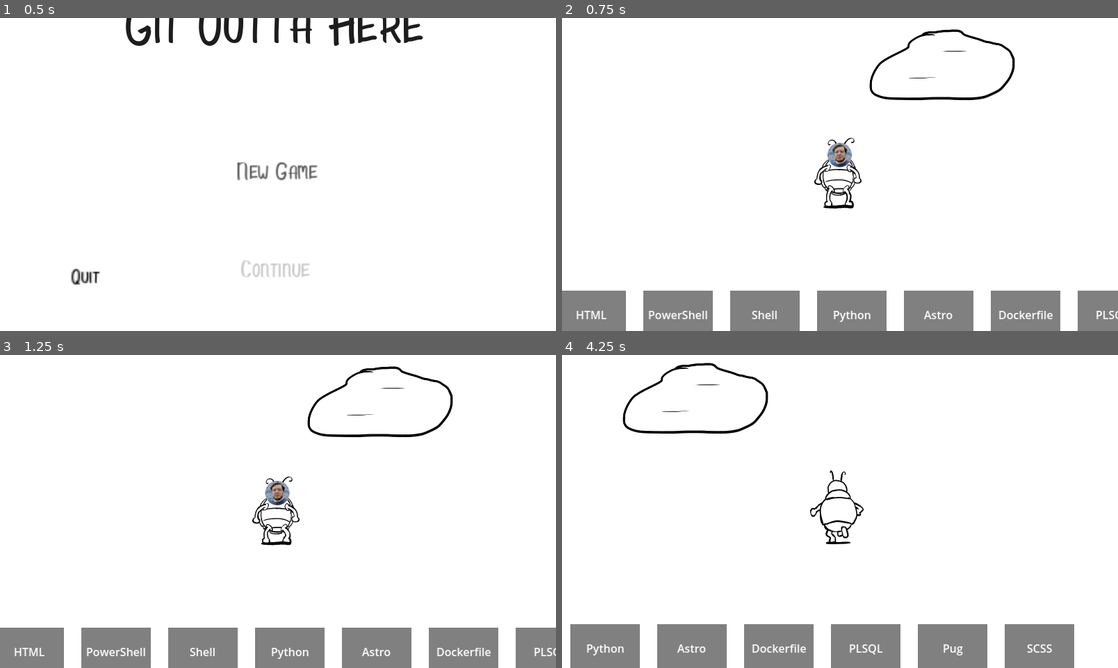
Above: before the commit, frames 1-4 (two rows, left to right).
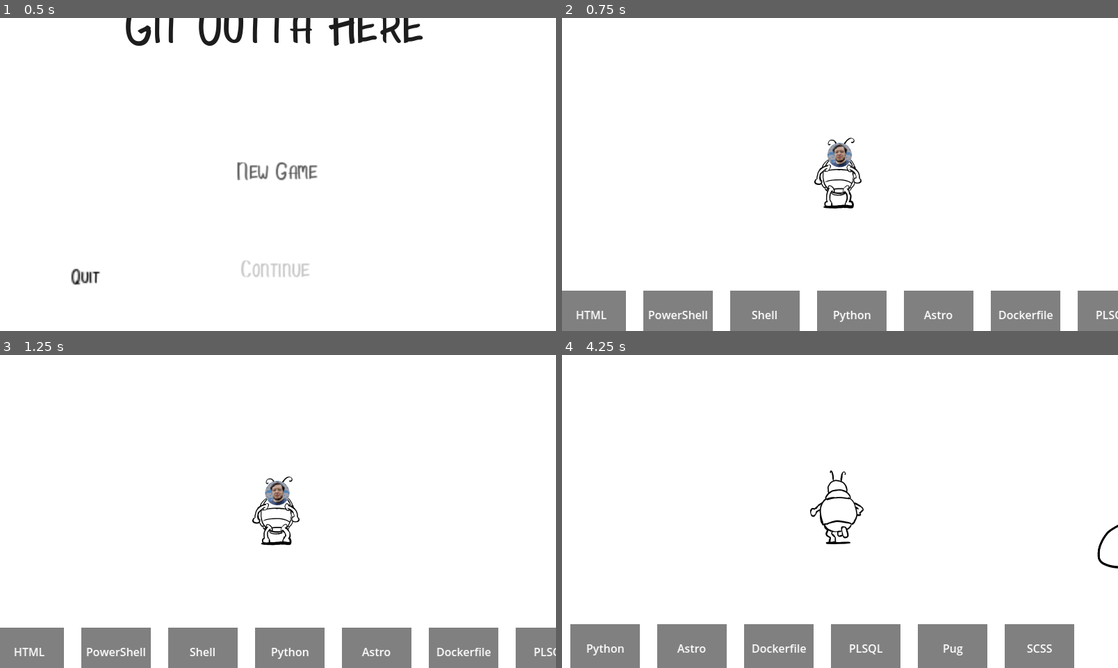
Above: after the commit, the same moments.

Repository: parsehex/git-outta-here
Game: Godot game, scene res://scenes/levels/Intro.tscn
Same seed, same stepped clock (60 frames per second), same inputs: the game is played once before the commit and once after it.
Inputs:
- Up to frame 1 (0.5 s): no input
- Up to frame 2 (0.75 s): click "New Game" at 0.5 s
- Up to frame 3 (1.25 s): no input
- Up to frame 4 (4.25 s): tap Enter at 1.25 s; hold Right (move_right) 1.28-2.03 s; tap Ctrl (attack) at 1.35 s; hold Down (move_down) 2.03-2.78 s; tap E (interact) at 2.1 s; hold Right (move_right) 2.78-3.53 s; tap Space (roll) at 2.85 s; hold Up (move_up) from 3.53 s (still down); tap Shift (run) at 3.6 s

Frame 1 is identical in both runs. In frame 2, 0.6% of the frame differs, in the area x 55-82%, y 3-27%; in frame 3, 0.6%; in frame 4, 0.7%, in the area x 10-100%, y 2-69%.

Commit message:
save player position, repo style

Diff:
--- a/scenes/characters/Player.gd
+++ b/scenes/characters/Player.gd
@@ -31,11 +31,14 @@
 
 # Move the player to the corresponding spawnpoint, if any and connect to the dialog system
 func _ready():
-	var spawnpoints = get_tree().get_nodes_in_group("spawnpoints")
-	for spawnpoint in spawnpoints:
-		if spawnpoint.name == Globals.spawnpoint:
-			global_position = spawnpoint.global_position
-			break
+	if Globals.player_position != Vector2():
+		global_position = Globals.player_position
+	else:
+		var spawnpoints = get_tree().get_nodes_in_group("spawnpoints")
+		for spawnpoint in spawnpoints:
+			if spawnpoint.name == Globals.spawnpoint:
+				global_position = spawnpoint.global_position
+				break
 	if not (
 			Dialogs.dialog_started.connect(_on_dialog_started) == OK and
 			Dialogs.dialog_ended.connect(_on_dialog_ended) == OK):
@@ -51,6 +54,9 @@
 
 
 func _physics_process(_delta):
+	# Update player position in Globals for saving
+	Globals.player_position = global_position
+
 	## PROCESS STATES
 	match state:
 		STATE_BLOCKED:
--- a/scenes/levels/Outside.gd
+++ b/scenes/levels/Outside.gd
@@ -42,7 +42,7 @@
 
 func generate_repositories():
 	var start_x = -500
-	var spacing = 250
+	var spacing = 350
 
 	for i in range(min(repos_data.size(), 10)): # Limit for testing
 		var repo = repos_data[i]
@@ -51,7 +51,6 @@
 		repo_node.repo_name = repo.get("name", "Unknown")
 		repo_node.repo_data = repo
 		repo_node.position = Vector2(start_x + i * spacing, 500)
-		print('drew ' + repo_node.repo_name)
 
 		repositories_container.add_child(repo_node)
 
--- a/scenes/levels/Outside.tscn
+++ b/scenes/levels/Outside.tscn
@@ -21,7 +21,7 @@
 
 [node name="puddle_small" type="Sprite2D" parent="."]
 z_index = -2
-position = Vector2(1508, 744)
+position = Vector2(2874, 1133)
 scale = Vector2(0.995735, 0.995735)
 texture = ExtResource("11")
 
--- a/scenes/misc/Repository.tscn
+++ b/scenes/misc/Repository.tscn
@@ -3,13 +3,14 @@
 [ext_resource type="Script" uid="uid://csafsuv32g3aq" path="res://scenes/misc/Repository.gd" id="1"]
 
 [sub_resource type="RectangleShape2D" id="1"]
-size = Vector2(100, 100)
+size = Vector2(164.5, 100)
 
 [node name="Repository" type="Area2D"]
 scale = Vector2(2, 2)
 script = ExtResource("1")
 
 [node name="CollisionShape2D" type="CollisionShape2D" parent="."]
+position = Vector2(0.25, 0)
 shape = SubResource("1")
 
 [node name="ProgressBar" type="ProgressBar" parent="."]
@@ -21,9 +22,9 @@
 show_percentage = false
 
 [node name="RangeIndicator" type="ColorRect" parent="."]
-offset_left = -60.0
+offset_left = -90.0
 offset_top = -60.0
-offset_right = 60.0
+offset_right = 90.0
 offset_bottom = 60.0
 color = Color(0.8, 0.2, 0.2, 0.3)
 
@@ -37,8 +38,8 @@
 
 [node name="Body" type="ColorRect" parent="."]
 z_index = -3
-offset_left = -50.0
+offset_left = -82.5
 offset_top = -50.0
-offset_right = 50.0
+offset_right = 82.0
 offset_bottom = 50.0
 color = Color(0.8, 0.4, 0.2, 1)
--- a/singletons/Globals.gd
+++ b/singletons/Globals.gd
@@ -4,6 +4,7 @@
 var spawnpoint = ""
 var current_level = ""
 var money = 0
+var player_position = Vector2()
 
 func _ready():
 	RenderingServer.set_default_clear_color(Color.WHITE)
@@ -17,6 +18,7 @@
 	save_dict.spawnpoint = spawnpoint
 	save_dict.current_level = current_level
 	save_dict.money = money
+	save_dict.player_position = {'x': player_position.x, 'y': player_position.y}
 	save_dict.inventory = Inventory.list()
 	save_dict.quests = Quest.get_quest_list()
 	# Save repository progress if available
@@ -65,6 +67,9 @@
 	spawnpoint = save_dict.spawnpoint
 	current_level = save_dict.current_level
 	money = int(save_dict.money)
+	if save_dict.has("player_position"):
+		print(save_dict.player_position)
+		player_position = Vector2(save_dict.player_position.x, save_dict.player_position.y)
 
 	# Restore repository progress if available
 	if save_dict.has("repository_progress"):
